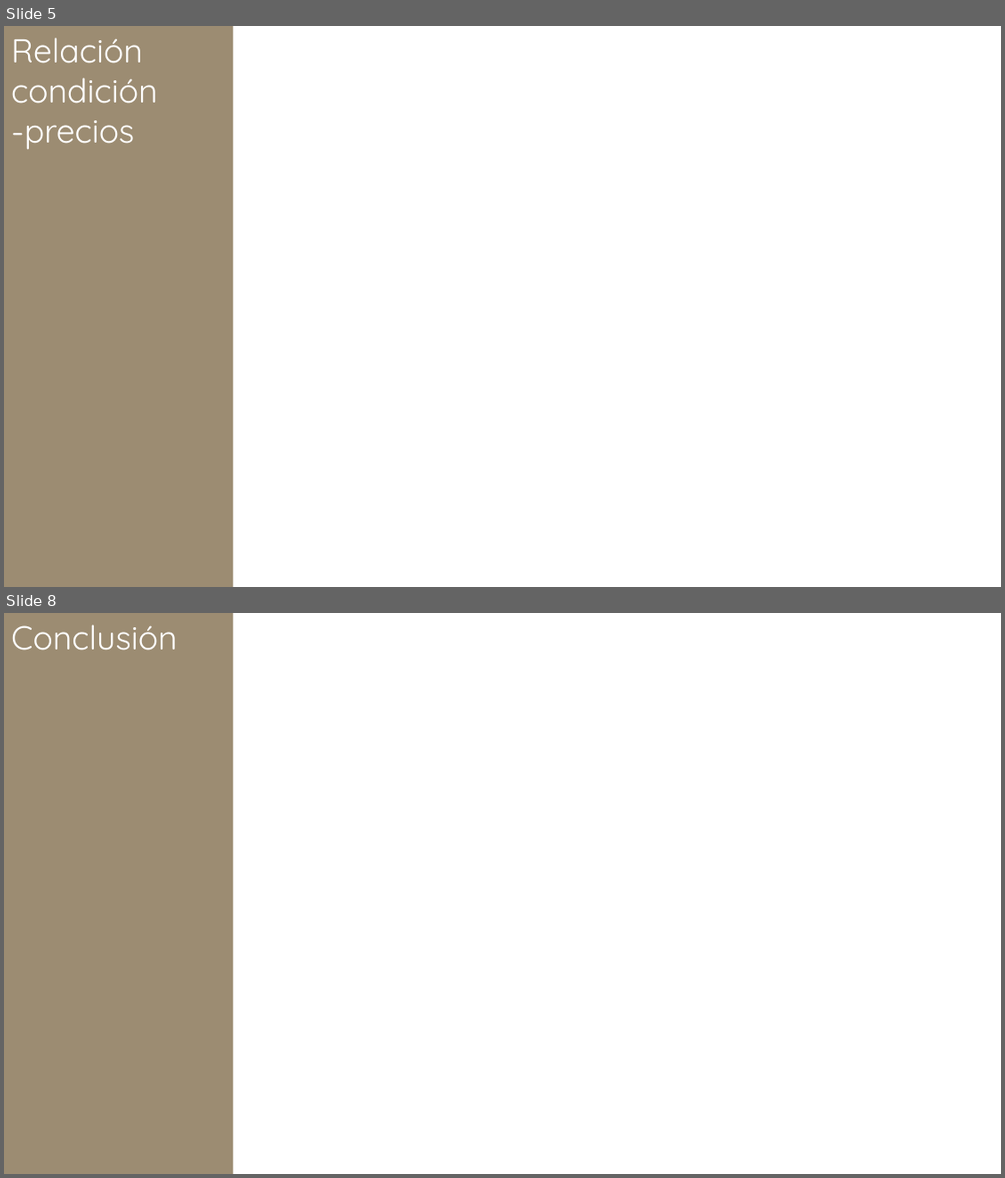
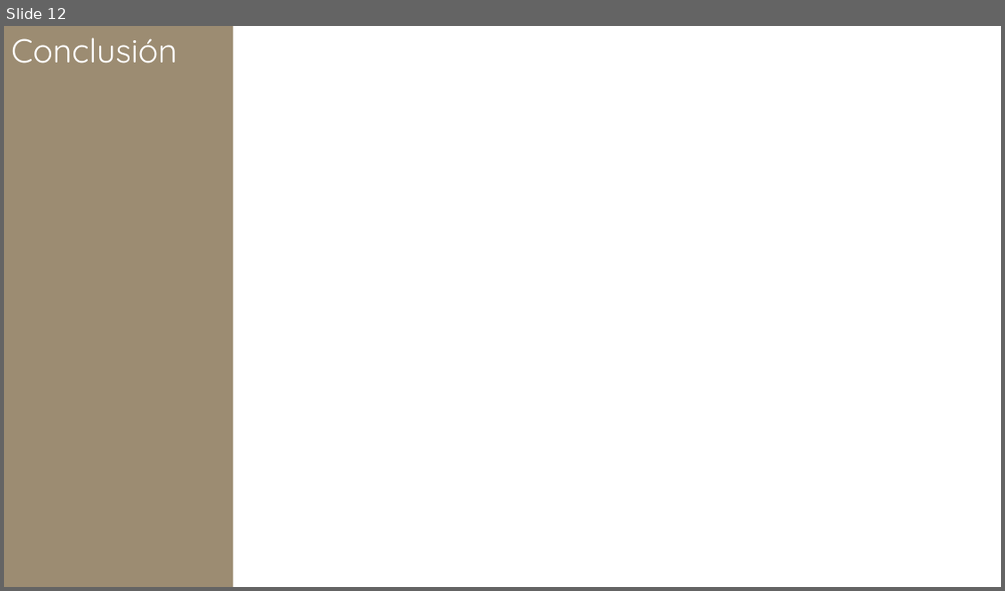
Before and after one commit to chumagram/vehicle-set-data, a slide deck: plantillas.pptx. Shown one above the other, each under a label of ours: slides 5 and 8 before the commit, slide 12 after it; the slides between them are not shown. The pictures are 1005x1178 and 1005x591 pixels, drawn with LibreOffice and Linux fonts; fonts in the diff are those of the drawing. Boxes give left, top, right and bottom in pixels: in the first picture for what was removed or moved away, otherwise in the second. Text is boxed around its words. In the diff, an @@ line names an element or a change of style, - is before the commit and + after.

```diff
--- a/plantillas.pptx
+++ b/plantillas.pptx
@@ slide 5 removed at (x1=4, y1=26, x2=1001, y2=587), background #FFFFFF @@
@@ rectangle removed at (x1=4, y1=26, x2=233, y2=587) @@
-Relación condición -precios
@@ what was slide 8 is now slide 12 @@
```
Also in this commit, not shown: 6 slides changed, 5 slides added, 17 other files.
